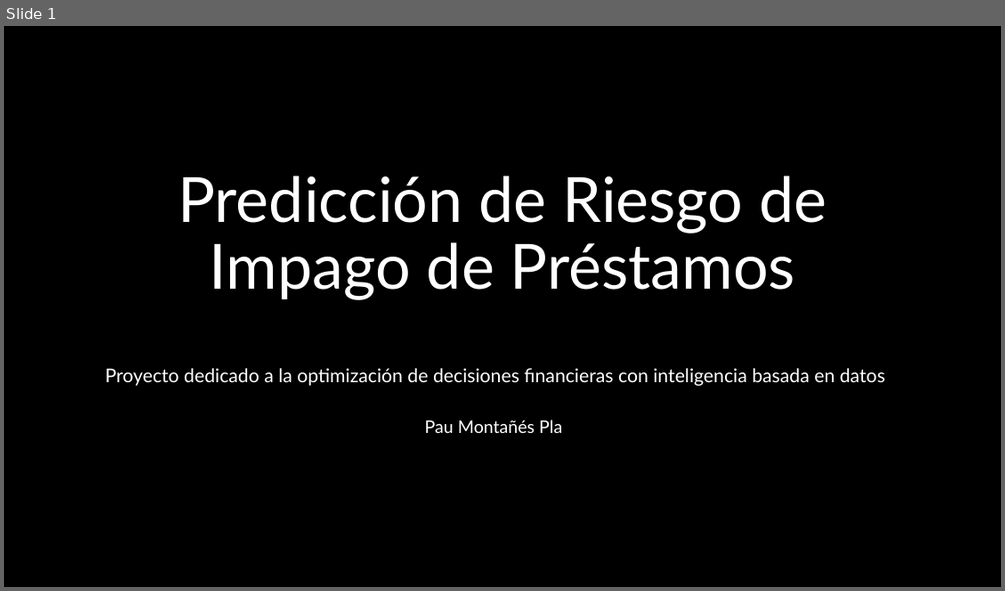
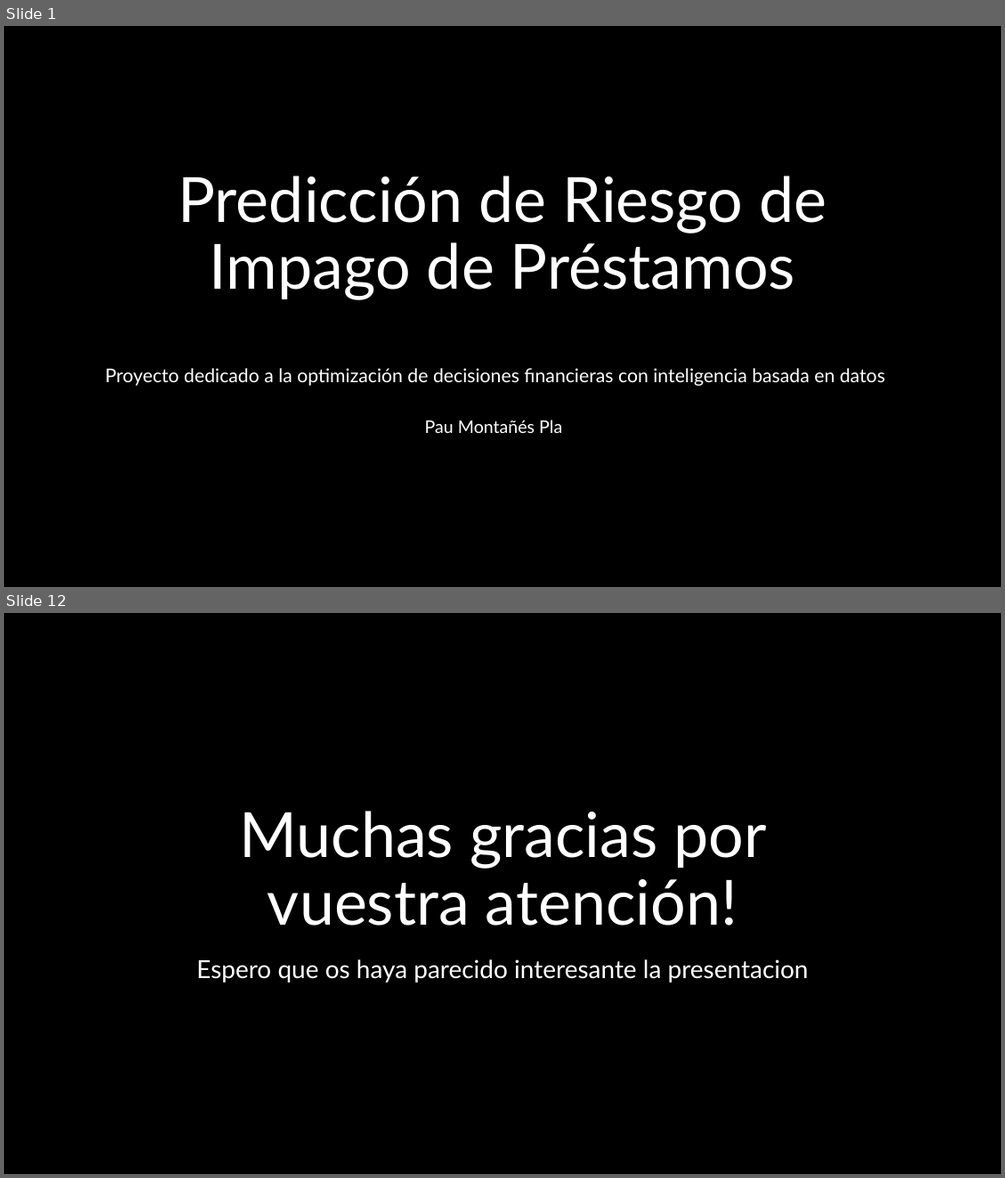
Before and after one commit to paumonty/ML_project, a slide deck: ML Proyect.pptx. Shown one above the other, each under a label of ours: slide 1 before the commit, slides 1 and 12 after it; the slides between them are not shown. The pictures are 1005x591 and 1005x1178 pixels, drawn with LibreOffice and Linux fonts; fonts in the diff are those of the drawing; background and template pictures are left out. Boxes give left, top, right and bottom in pixels: in the first picture for what was removed or moved away, otherwise in the second. Text is boxed around its words. In the diff, an @@ line names an element or a change of style, - is before the commit and + after.

```diff
--- a/ML Proyect.pptx
+++ b/ML Proyect.pptx
@@ slide 12 added at [4,613,1001,1174], background picture (left out) @@
@@ title added at [239,811,767,925], 60 pt, text #FFFFFF @@
+Muchas gracias por vuestra atención!
@@ text added at [196,959,809,982], 24 pt, text #FFFFFF @@
+Espero que os haya parecido interesante la presentacion
```
Also in this commit, not shown: 10 other slides added, 9 slides removed.
